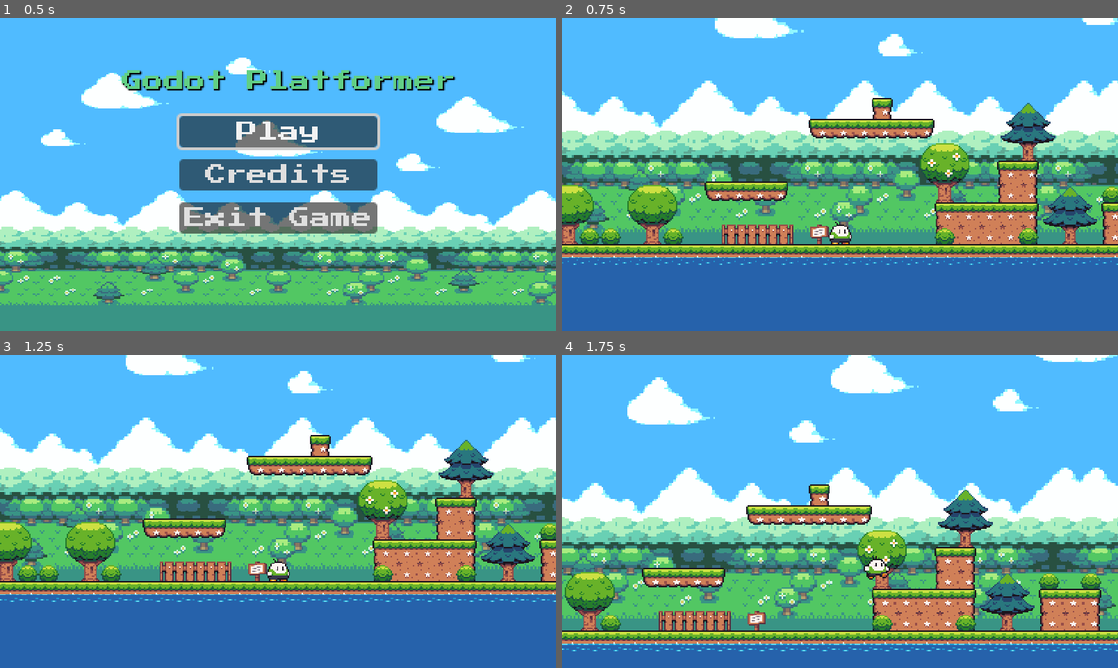
Above: before the commit, frames 1-4 (two rows, left to right).
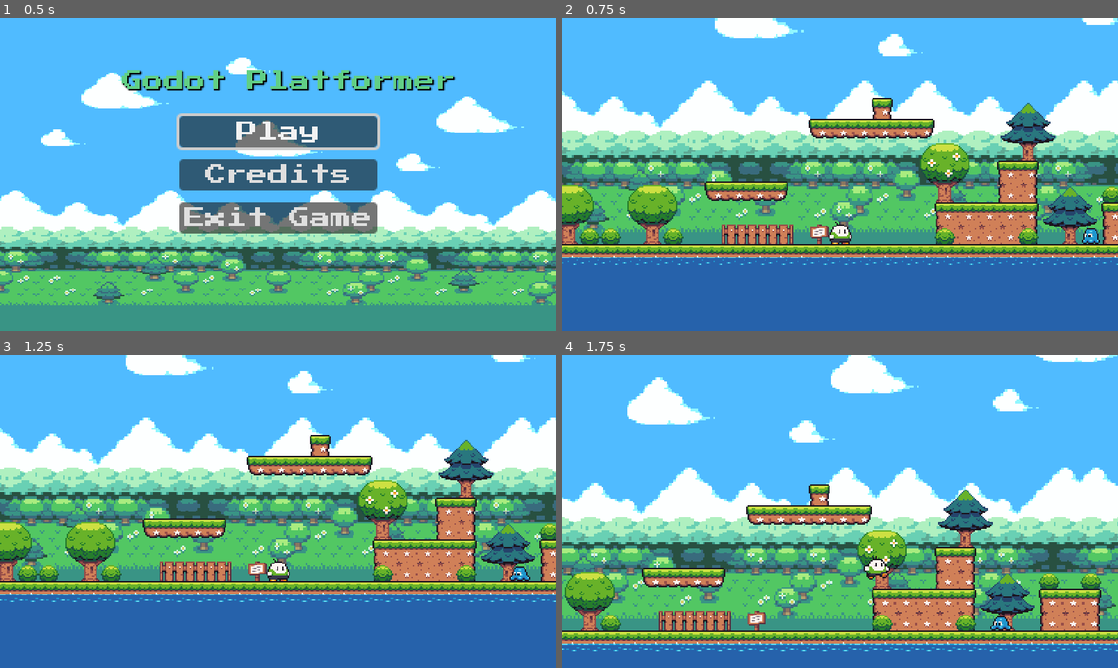
Above: after the commit, the same moments.

Repository: GuilhermeJuventino/Godot-Platformer
Game: Godot game, scene res://scenes/main_menu.tscn
Same seed, same stepped clock (60 frames per second), same inputs: the game is played once before the commit and once after it.
Inputs:
- Up to frame 1 (0.5 s): no input
- Up to frame 2 (0.75 s): click "Play" at 0.5 s
- Up to frame 3 (1.25 s): no input
- Up to frame 4 (1.75 s): hold Right (ui_right) from 1.28 s (still down); hold Z from 1.28 s (still down)

Frame 1 is identical in both runs. In frame 2, 0.1% of the frame differs, in the area x 93-97%, y 67-73%; in frame 3, 0.1%; in frame 4, 0.1%.

Commit message:
Added a patrolling enemy to the game

Diff:
--- /dev/null
+++ b/actors/octi.tscn
@@ -0,0 +1,49 @@
+[gd_scene load_steps=7 format=3 uid="uid://b6kqn3efvy6c1"]
+
+[ext_resource type="Texture2D" uid="uid://dhwntq402vd34" path="res://assets/Sprite Pack 2/3 - Octi/Idle_&_Movement (16 x 16).png" id="1_3fbs0"]
+[ext_resource type="Script" path="res://scripts/Octi.gd" id="1_mn50f"]
+
+[sub_resource type="CapsuleShape2D" id="CapsuleShape2D_u1fic"]
+radius = 6.0
+height = 12.0
+
+[sub_resource type="AtlasTexture" id="AtlasTexture_ajc0l"]
+atlas = ExtResource("1_3fbs0")
+region = Rect2(0, 0, 16, 16)
+
+[sub_resource type="AtlasTexture" id="AtlasTexture_1lxiy"]
+atlas = ExtResource("1_3fbs0")
+region = Rect2(16, 0, 16, 16)
+
+[sub_resource type="SpriteFrames" id="SpriteFrames_alynu"]
+animations = [{
+"frames": [{
+"duration": 1.0,
+"texture": SubResource("AtlasTexture_ajc0l")
+}, {
+"duration": 1.0,
+"texture": SubResource("AtlasTexture_1lxiy")
+}],
+"loop": true,
+"name": &"Running",
+"speed": 5.0
+}]
+
+[node name="Octi" type="CharacterBody2D"]
+position = Vector2(0, -8)
+collision_layer = 4
+collision_mask = 3
+script = ExtResource("1_mn50f")
+
+[node name="CollisionShape2D" type="CollisionShape2D" parent="."]
+position = Vector2(0, 2)
+shape = SubResource("CapsuleShape2D_u1fic")
+
+[node name="Animation" type="AnimatedSprite2D" parent="."]
+sprite_frames = SubResource("SpriteFrames_alynu")
+animation = &"Running"
+
+[node name="CollisionRayCast" type="RayCast2D" parent="."]
+position = Vector2(0, 5)
+target_position = Vector2(-7, 0)
+collision_mask = 6
--- a/scenes/main.tscn
+++ b/scenes/main.tscn
@@ -11,6 +11,7 @@
 [ext_resource type="PackedScene" uid="uid://bbrh6t642kj7r" path="res://actors/player.tscn" id="3_2pflj"]
 [ext_resource type="Texture2D" uid="uid://cdjkqxfhmamlq" path="res://assets/Seasonal Tilesets/1 - Grassland/Background parts/1 - Foreground_scenery.png" id="5_eiqck"]
 [ext_resource type="Texture2D" uid="uid://efy5d55yssn2" path="res://assets/Seasonal Tilesets/5 - Misc. universal tiles/Water_frames (16 x 32).png" id="9_7608u"]
+[ext_resource type="PackedScene" uid="uid://b6kqn3efvy6c1" path="res://actors/octi.tscn" id="12_ga6v2"]
 [ext_resource type="Script" path="res://scripts/FallZone.gd" id="12_ovxwg"]
 
 [sub_resource type="ShaderMaterial" id="ShaderMaterial_hjqwq"]
@@ -476,6 +477,9 @@
 [node name="Player" parent="." instance=ExtResource("3_2pflj")]
 position = Vector2(280, 272)
 
+[node name="Octi" parent="." instance=ExtResource("12_ga6v2")]
+position = Vector2(472, 264)
+
 [node name="FallZone" type="Area2D" parent="."]
 position = Vector2(672, 296)
 collision_layer = 32768
--- /dev/null
+++ b/scripts/Octi.gd
@@ -0,0 +1,38 @@
+extends CharacterBody2D
+
+var SPEED = -0.500
+
+@onready var animation := $Animation as AnimatedSprite2D
+@onready var ray_cast = $CollisionRayCast as RayCast2D
+
+# Get the gravity from the project settings to be synced with RigidBody nodes.
+var gravity = ProjectSettings.get_setting("physics/2d/default_gravity")
+
+func _physics_process(delta):
+	handle_gravity(delta)
+	handle_collision()
+	handle_movement()
+	handle_animations()
+
+	move_and_slide()
+
+func handle_gravity(delta):
+	# Add the gravity.
+	if not is_on_floor():
+		velocity.y += gravity * delta
+
+func handle_animations():
+	if velocity.x < 0:
+		animation.flip_h = false
+	elif velocity.x > 0:
+		animation.flip_h = true
+
+	animation.play("Running")
+
+func handle_movement():
+	velocity.x += SPEED
+
+func handle_collision():
+	if ray_cast.is_colliding():
+		SPEED *= -1.0
+		ray_cast.target_position.x *= -1.0
Not shown: 1 places in scenes/main.tscn that only renumber resources
